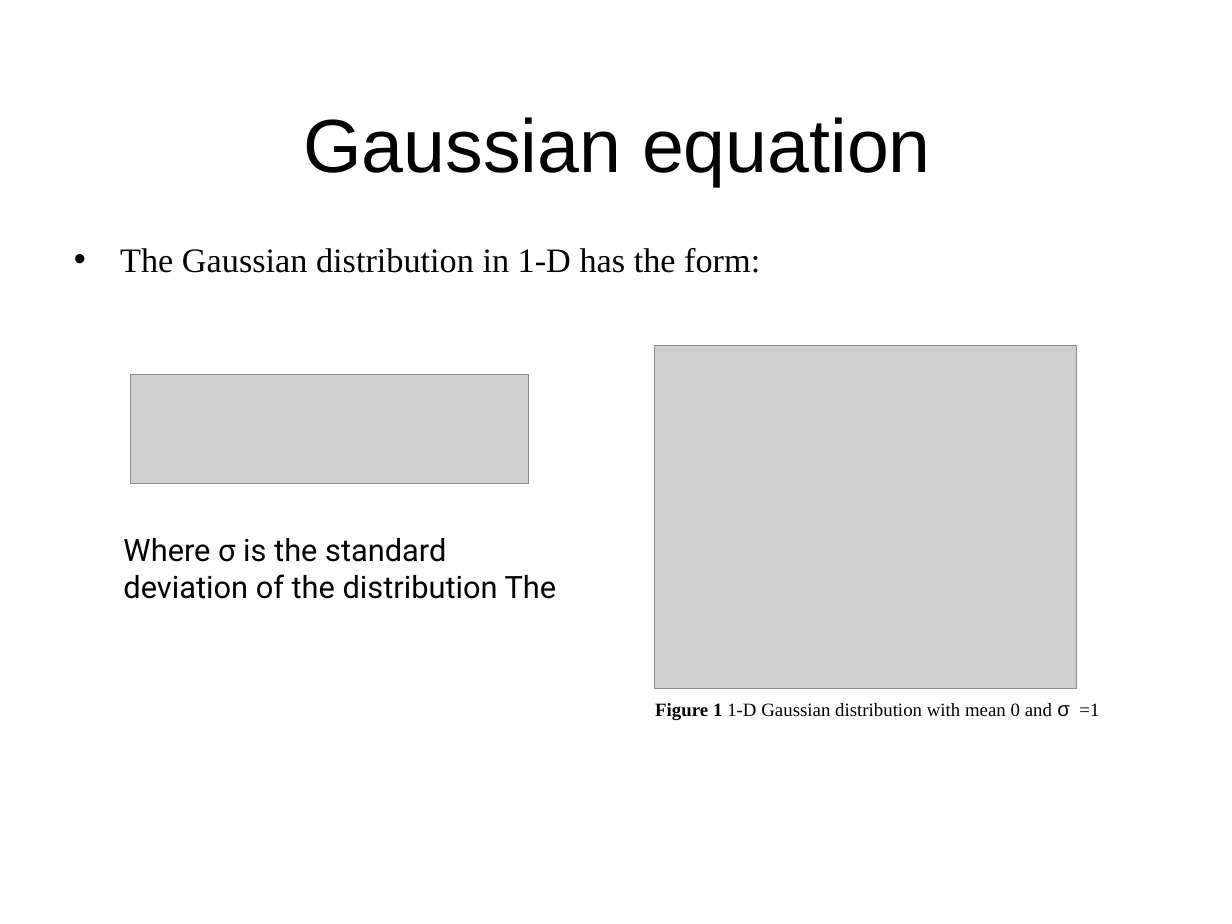
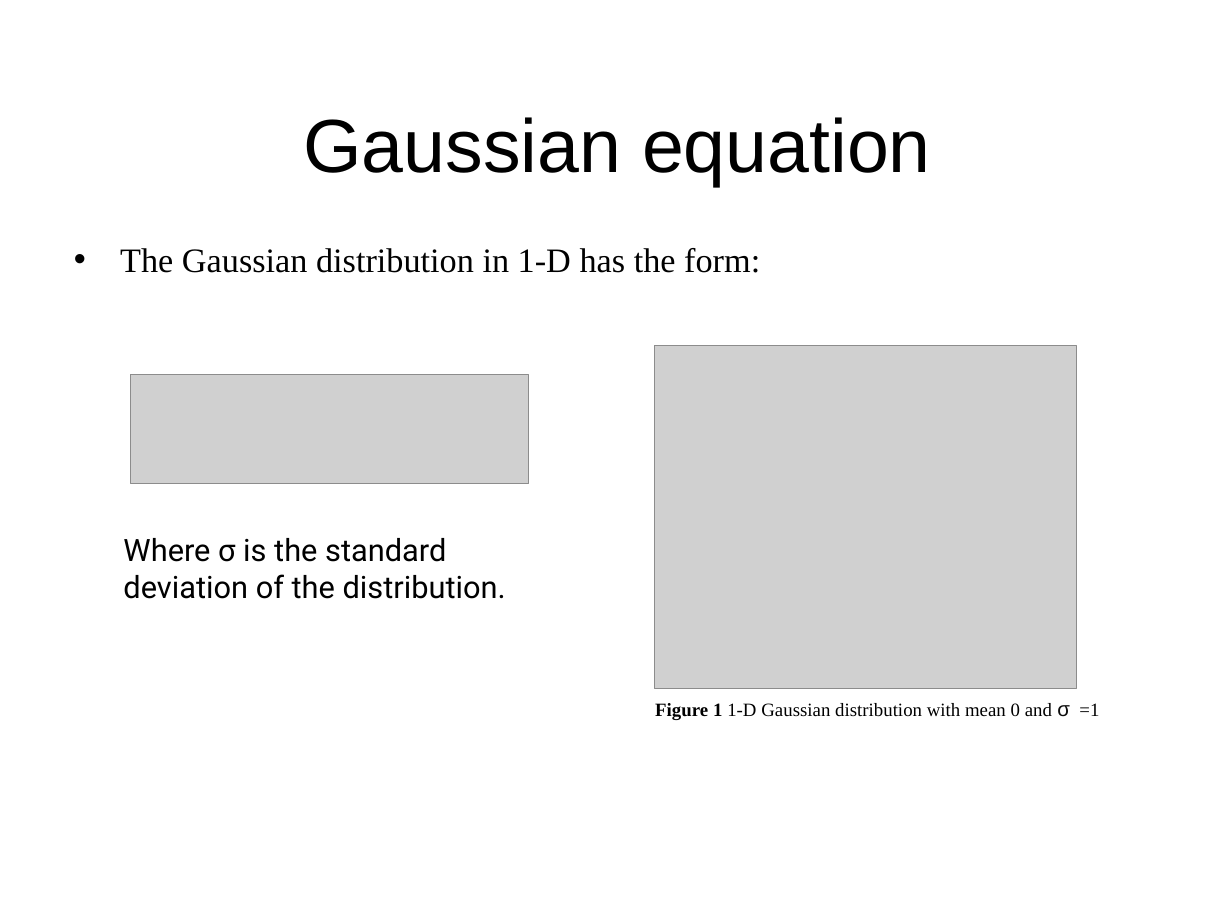
Before and after one commit to Professor93M/Gaussian_Filter_Matlab, a slide deck: slide 4 of Gaussian filter.ppt. Drawn at 1232x924 pixels with LibreOffice and Linux fonts; fonts in the diff are those of the drawing; grey boxes stand for pictures; background and template pictures are left out. Boxes give left, top, right and bottom in pixels: in the first picture for what was removed or moved away, otherwise in the second. Text is boxed around its words. In the diff, an @@ line names an element or a change of style, - is before the commit and + after.

```diff
--- a/Gaussian filter.ppt
+++ b/Gaussian filter.ppt
@@ text at box(123, 574, 506, 599): text changed @@
-deviation of the distribution The
+deviation of the distribution.
```
Also in this commit, not shown: 3 other slides changed.
